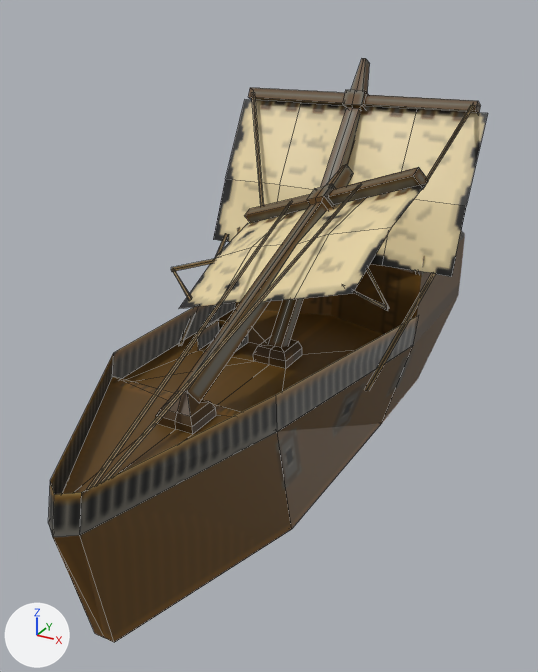
What one commit did to the Blender file rocky_shores/res/models/ship/ship.blend.
One viewpoint serves both versions: a camera (50 mm lens) standing at (2.82, -5.42, 3.19) and looking at (-0.08, -0.14, 0.55). Every picture has the same lights, and +X, +Y and +Z are marked at lower left. Mesh edges are drawn as thin lines on the coarser meshes.

Objects in the first picture: 'ship_crash_back', 'ship_crash_front'.
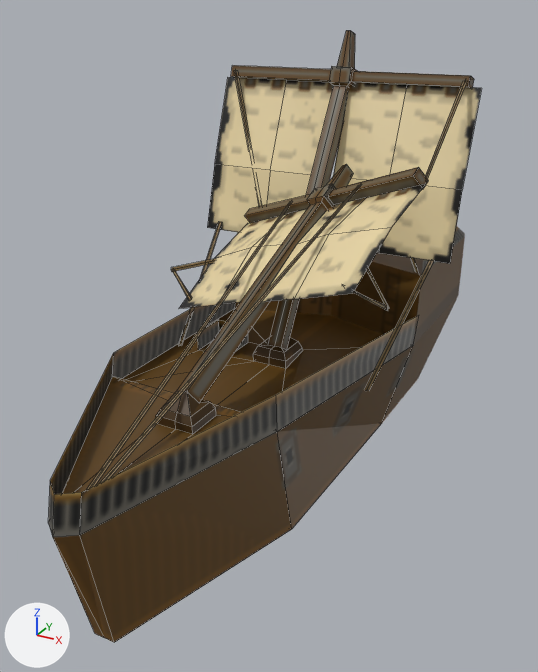
Where the change shows, as pixel boxes (x1, y1, x2, y2) in the pictures (538 x 672 px; the box of a moved part takes in the faces that stretch with it):
'ship_crash_front', reshaped: before (48, 58, 488, 643); after (48, 30, 482, 643)
part 1 of me_cube_000, moved or reshaped: before (348, 106, 488, 277); after (333, 83, 482, 264)
part 2 of me_cube_000, moved or reshaped: before (213, 99, 346, 242); after (207, 77, 334, 232)
part 3 of me_cube_000, moved or reshaped: before (268, 58, 418, 348); after (268, 30, 419, 348)
part 4 of me_cube_000, moved or reshaped: before (364, 95, 481, 180); after (351, 71, 474, 179)
part 5 of me_cube_000, moved or reshaped: before (248, 88, 345, 206); after (231, 65, 331, 206)
part 6 of me_cube_000, moved or reshaped: before (259, 108, 361, 391); after (259, 86, 359, 391)
part 7 of me_cube_000, moved or reshaped: before (365, 272, 436, 391); after (364, 259, 434, 391)
part 8 of me_cube_000, moved or reshaped: before (179, 233, 229, 345); after (179, 221, 222, 345)

Diff of the bpy script that builds the scene:
```diff
--- a/rocky_shores/res/models/ship/ship.blend.py
+++ b/rocky_shores/res/models/ship/ship.blend.py
@@ me_cube_000 @@
 # used by ob_ship_crash_front; location = (-0.11, 0.34, 0.22); rotation_euler = (0.0, 0.0, 3.142), in degrees (0, 0, 180)
 # before: 264 (-1.11, -0.68, 0.75) at pixel (433, 272), 267 (-1.09, -0.7, 0.74) at pixel (431, 272), 268 (-1.14, -0.7, 0.74) at pixel (436, 273)
 # before: 271 (1.16, -0.72, 0.79) at pixel (225, 233), 272 (1.11, -0.72, 0.79) at pixel (228, 234), 276 (1.13, -0.74, 0.78) at pixel (227, 234)
-me_cube_000.from_pydata(...)  # 310 vertices, 211 faces; spans x -1.28..1.29, y -1.62..3.16, z -1.19..2.52
-me_cube_000.vertices[263].co = (-1.11, -0.72, 0.73)  # pixel (434, 273)
-me_cube_000.vertices[275].co = (1.13, -0.7, 0.8)  # pixel (225, 233)
+me_cube_000.from_pydata(...)  # 310 vertices, 211 faces; spans x -1.28..1.29, y -1.22..3.16, z -1.19..2.78
+# me_cube_000 part 1: the loose piece of 9 vertices spanning x -1.28..-0.05, y -1.38..-0.7, z 0.73..2.09 is turned -9.3 degrees about the x axis through its middle, then moved by (0.0, 0.22, 0.2)
+# me_cube_000 part 2: the loose piece of 9 vertices spanning x 0.05..1.29, y -1.37..-0.7, z 0.72..2.08 is turned -9.3 degrees about the x axis through its middle, then moved by (0.0, 0.22, 0.2)
+# me_cube_000 part 3: 46 of the vertices in x -0.1..0.11, y -1.62..-1.27, z 2.02..2.52 are turned -9.3 degrees about the x axis through their middle, then moved by (0.0, 0.19, 0.15)
+# me_cube_000 part 4: 8 of the vertices in x -1.19..-1.13, y -1.47..-1.32, z 2.06..2.2 are turned -9.3 degrees about the x axis through their middle, then moved by (0.0, 0.19, 0.15)
+# me_cube_000 part 5: 8 of the vertices in x 1.13..1.2, y -1.48..-1.31, z 2.05..2.21 are turned -9.3 degrees about the x axis through their middle, then moved by (0.0, 0.19, 0.15)
+# me_cube_000 part 6: 5 of the vertices in x -0.16..0.07, y 0.07..0.2, z 0.0..0.15 are turned -9.3 degrees about the x axis through their middle, then moved by (0.0, 0.19, 0.15)
+# me_cube_000 part 7
+for i in [264, 267, 268]: me_cube_000.vertices[i].co += Vector((0.0, 0.11, 0.15))
+me_cube_000.vertices[263].co = (-1.11, -0.62, 0.89)
+# me_cube_000 part 8
+for i in [271, 272, 276]: me_cube_000.vertices[i].co += Vector((0.0, 0.12, 0.16))
+me_cube_000.vertices[275].co = (1.13, -0.58, 0.96)  # pixel (219, 221)
 me_cube_000.materials.append(mat_ship_texture)
```
